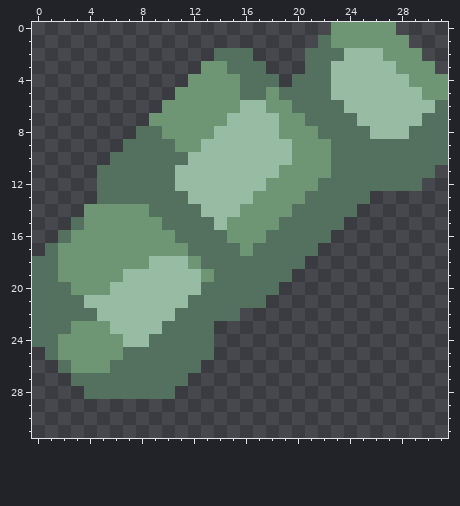
Pixel-art sprite, stored at sprites/blocks/environment/nickel2.png. Above is the file before it was changed.
The file is 32x32 pixels.
New version:
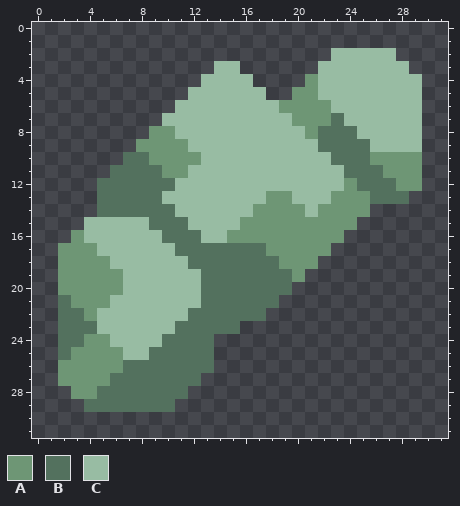
Palette (. is transparent): A #6e9675  B #53715e  C #98bca3
Change:
@@ x 0..31 @@
- 0 .......................AAAAA....
- 1 ......................BAAAAAA...
- 2 ..............BBB....BBBCCCAAA..
- 3 .............AABBB...BBCCCCCAAA.
- 4 ............AAAABBB.BBBCCCCCCAAA
- 5 ...........AAAAABBABBBBCCCCCCCAA
- 6 ..........AAAAAACCAABBBBCCCCCCCB
- 7 .........AAAAAACCCCAABBBBCCCCCBB
- 8 ........BBAAAACCCCCAAABBBBCCCBBB
- 9 .......BBBBAACCCCCCCAAABBBBBBBBB
-10 ......BBBBBBCCCCCCCCAAABBBBBBBBB
-11 .....BBBBBBCCCCCCCCAAAABBBBBBBB.
-12 .....BBBBBBCCCCCCCAAAABBBBBBBB..
-13 .....BBBBBBBCCCCCAAAABBBBB......
-14 ....AAAAABBBBCCCAAAABBBBB.......
-15 ...BAAAAAABBBBCAAAABBBBB........
-16 ..BAAAAAAAABBBBAAABBBBB.........
-17 .BAAAAAAAAAABBBBABBBBB..........
-18 BBAAAAAAACCCABBBBBBBB...........
-19 BBAAAAACCCCCCABBBBBB............
-20 BBBAAACCCCCCCBBBBBB.............
-21 BBBBCCCCCCCCBBBBBB..............
-22 BBBBBCCCCCCBBBBB................
-23 BBBAAACCCCBBBB..................
-24 BBAAAAACCBBBBB..................
-25 .BAAAAABBBBBBB..................
-26 ..BAAABBBBBBB...................
-27 ...BBBBBBBBB....................
-28 ....BBBBBBB.....................
-29 ................................
+ 0 ................................
+ 1 ................................
+ 2 .......................CCCCC....
+ 3 ..............CC......CCCCCCC...
+ 4 .............CCCC....ACCCCCCCC..
+ 5 ............CCCCCC..AACCCCCCCC..
+ 6 ...........CCCCCCCCAAAACCCCCCC..
+ 7 ..........CCCCCCCCCCAAABCCCCCC..
+ 8 .........AACCCCCCCCCCABBBCCCCC..
+ 9 ........AAAACCCCCCCCCCBBBBCCCC..
+10 .......BBAAAACCCCCCCCCCBBBAAAA..
+11 ......BBBBAACCCCCCCCCCCCBBBAAA..
+12 .....BBBBBBCCCCCCCCCCCCCABBBAA..
+13 .....BBBBBCCCCCCCCAACCCAAABBB...
+14 .....BBBBBBCCCCCCAAAACAAAA......
+15 ....CCCCCBBBCCCCAAAAAAAAA.......
+16 ...ACCCCCCBBBCCAAAAAAAAA........
+17 ..AAACCCCCCBBBBBBBAAAAA.........
+18 ..AAAACCCCCCBBBBBBBAAA..........
+19 ..AAAAACCCCCCBBBBBBBA...........
+20 ..AAAAACCCCCCBBBBBBB............
+21 ..BAAACCCCCCCBBBBBB.............
+22 ..BBACCCCCCCBBBBBB..............
+23 ..BBBCCCCCCBBBBB................
+24 ..BBAACCCCBBBB..................
+25 ..BAAAACCBBBBB..................
+26 ..AAAAABBBBBBB..................
+27 ..AAAABBBBBBB...................
+28 ...AABBBBBBB....................
+29 ....BBBBBBB.....................
 30 ................................
Boxes around the changes in both pictures, in picture pixels (x1, y1, x2, y2):
changed: (32, 22, 448, 412)
